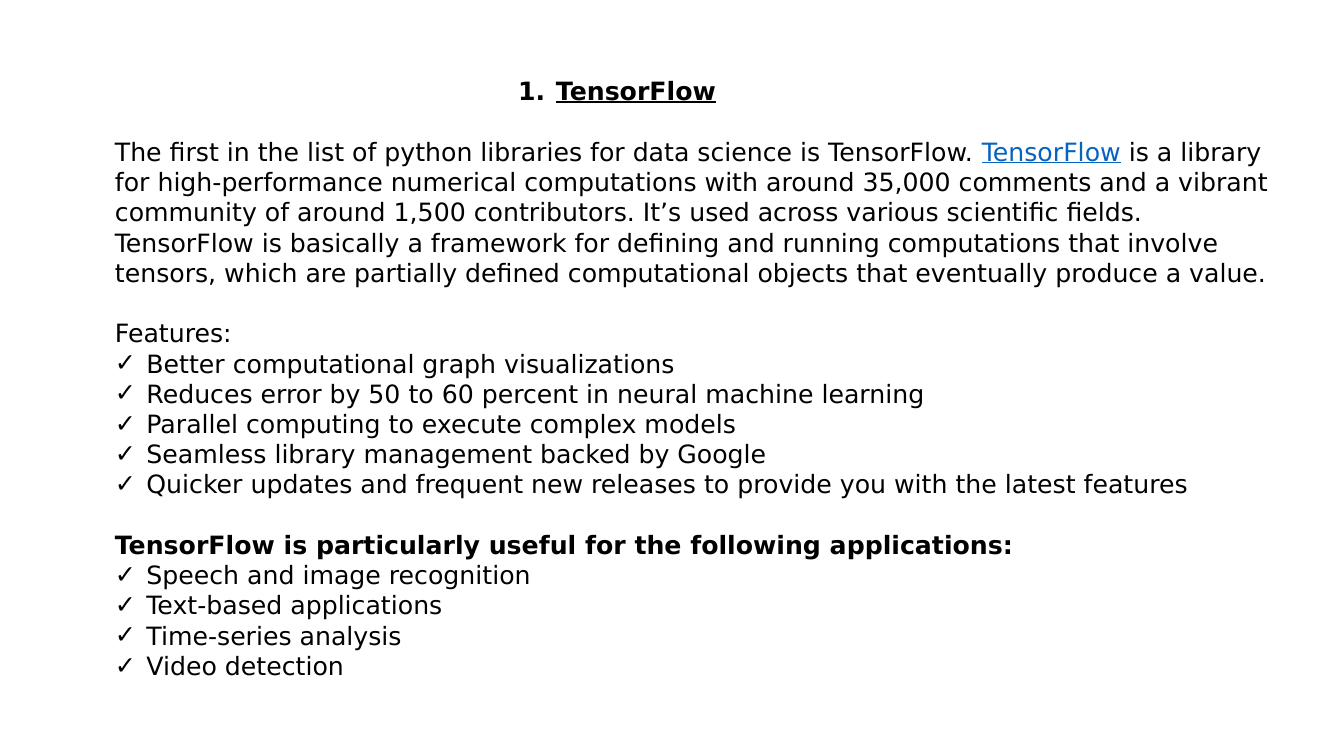
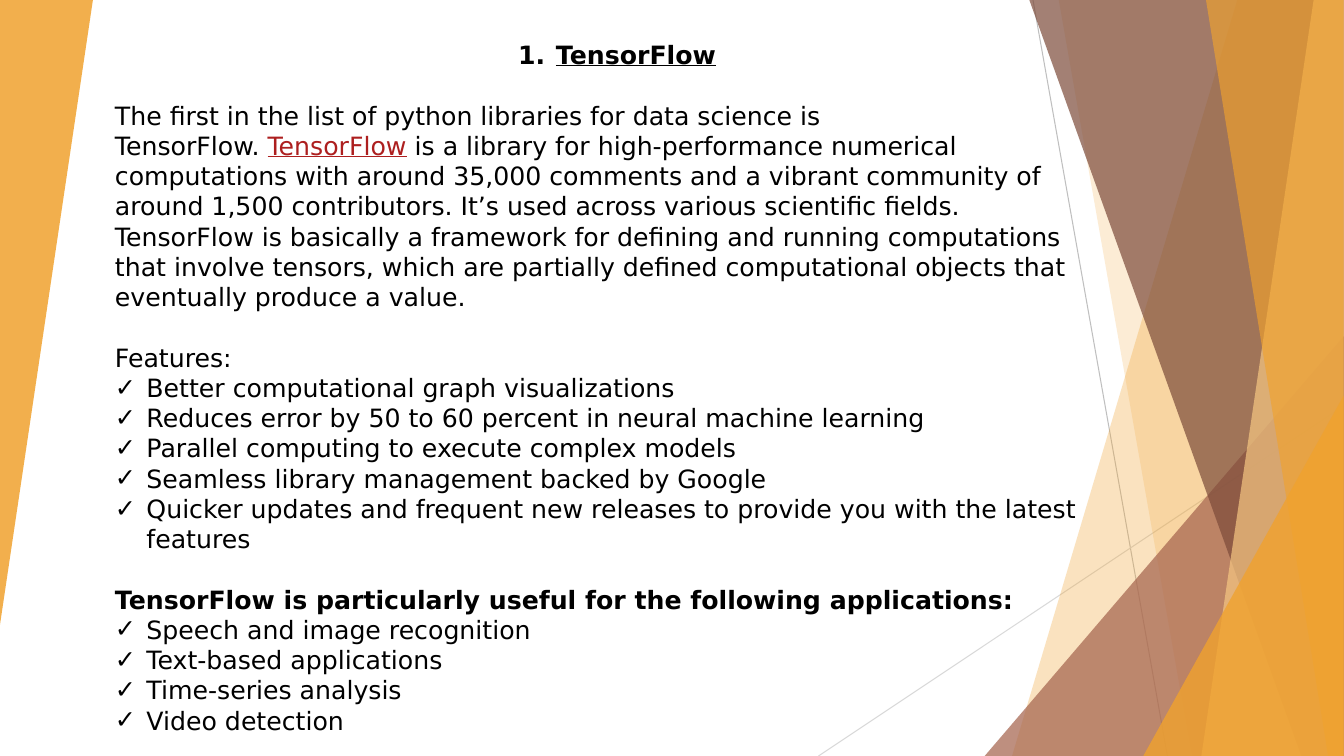
Before and after one commit to pallavimulik/Pallavi_DPDS202108, a slide deck: slide 2 of PythonTutorial/Presentation/PPtonlibraries.pptx. Drawn at 1344x756 pixels with LibreOffice and Linux fonts; fonts in the diff are those of the drawing. Boxes give left, top, right and bottom in pixels: in the first picture for what was removed or moved away, otherwise in the second. Text is boxed around its words. In the diff, an @@ line names an element or a change of style, - is before the commit and + after.

```diff
--- a/PythonTutorial/Presentation/PPtonlibraries.pptx
+++ b/PythonTutorial/Presentation/PPtonlibraries.pptx
@@ group added at <box>0,0,1344,756</box>: 5 freeform shapes, 3 triangles, 2 lines @@
@@ text "TensorFlow": place and size @@
-text "TensorFlow" at <box>115,81,1267,676</box>
+text "TensorFlow" at <box>115,45,1076,731</box>
@@ text at <box>115,106,1065,312</box>: text colour #0563C1 to #AD1F1F in "TensorFlow" @@
```
Also in this commit, not shown: 10 other slides changed, 2 other files.
